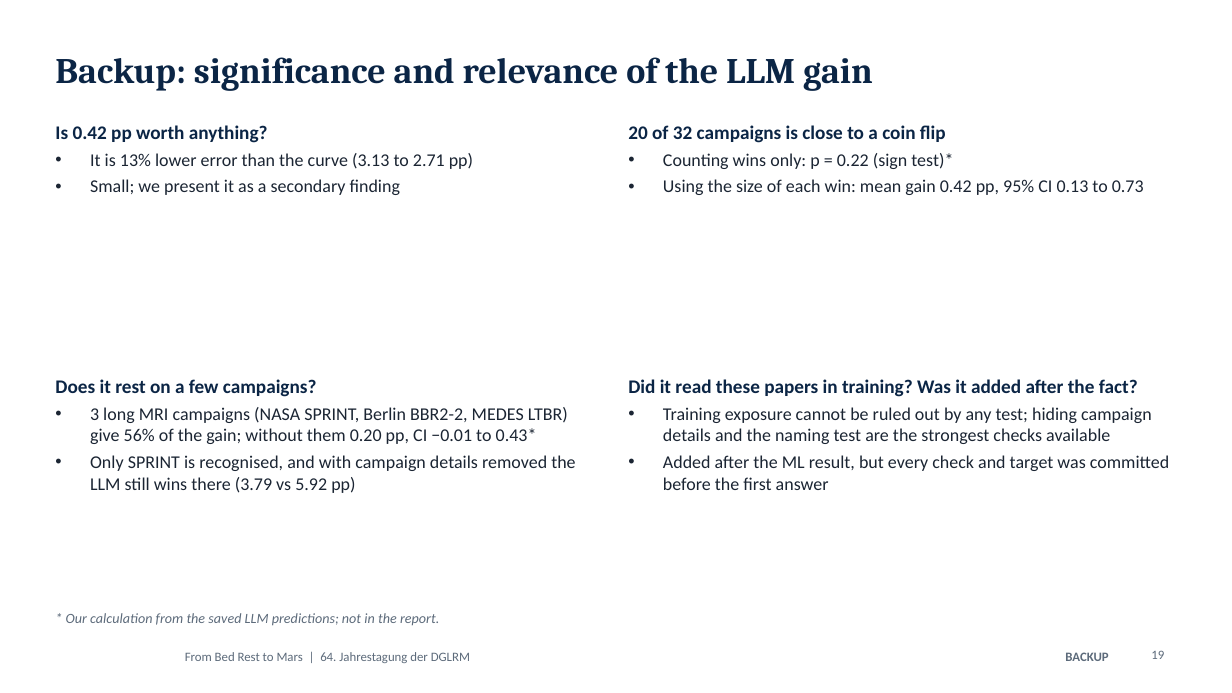
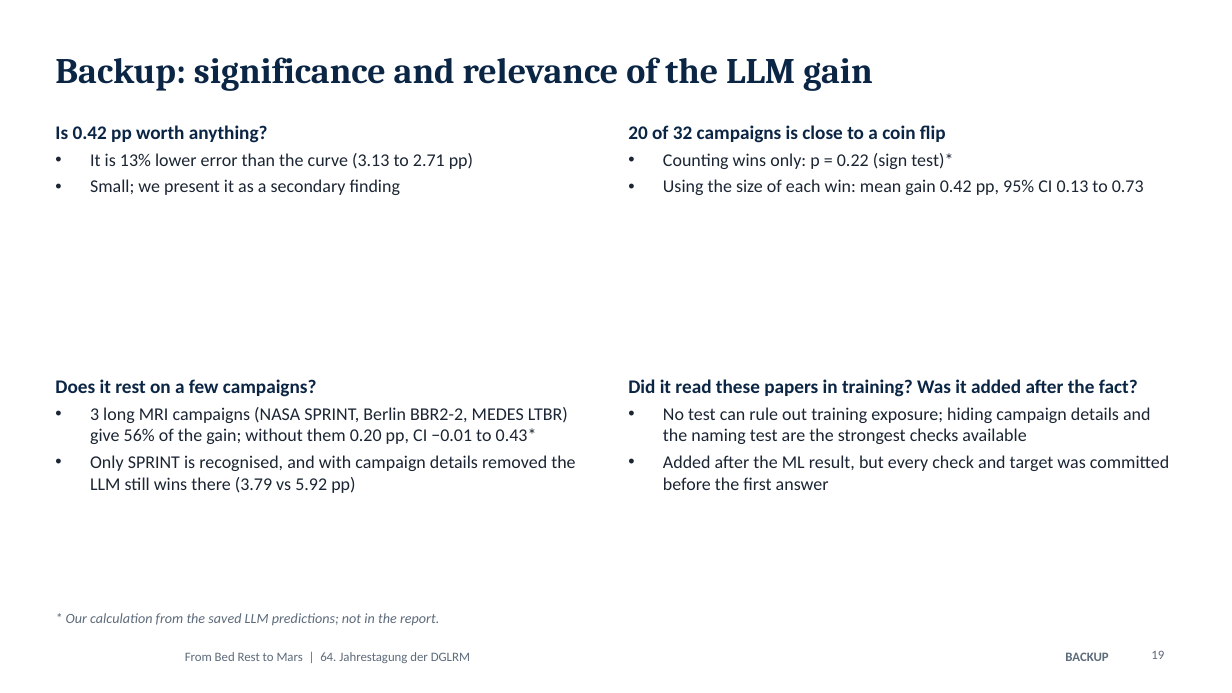
Before and after one commit to MiladBahariQaragoz/BedrestToMars, a slide deck: slide 19 of presentation/bed-rest-to-mars-talk.pptx. Drawn at 1232x693 pixels with LibreOffice and Linux fonts; fonts in the diff are those of the drawing; background and template pictures are left out. Boxes give left, top, right and bottom in pixels: in the first picture for what was removed or moved away, otherwise in the second. Text is boxed around its words. In the diff, an @@ line names an element or a change of style, - is before the commit and + after.

```diff
--- a/presentation/bed-rest-to-mars-talk.pptx
+++ b/presentation/bed-rest-to-mars-talk.pptx
@@ text at [663, 407, 1150, 444]: text changed @@
-• Training exposure cannot be ruled out by any test; hiding campaign details and the naming test are the strongest checks available
+• No test can rule out training exposure; hiding campaign details and the naming test are the strongest checks available
```
Also in this commit, not shown: 9 other slides changed, 2 other files.
